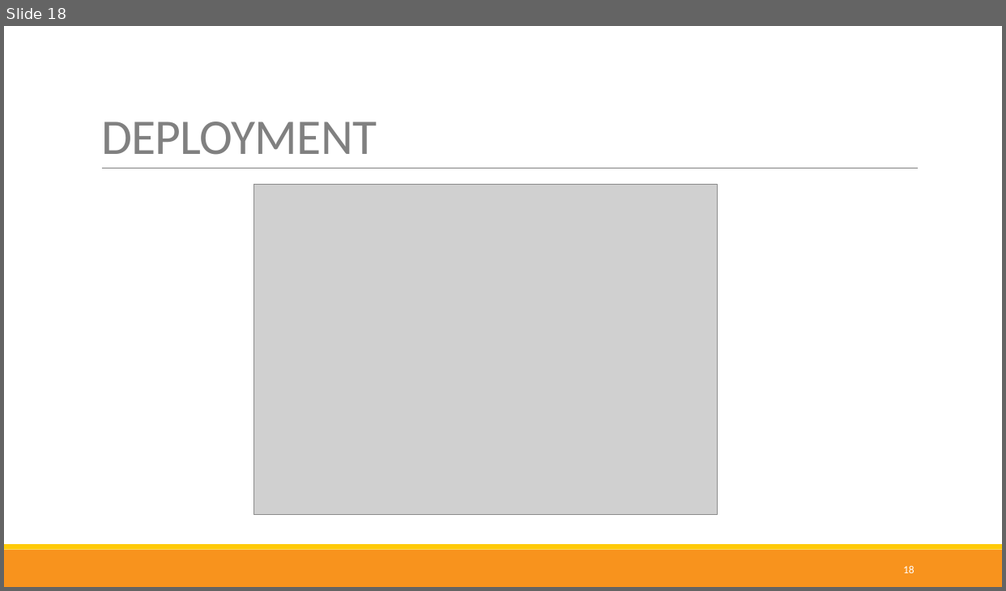
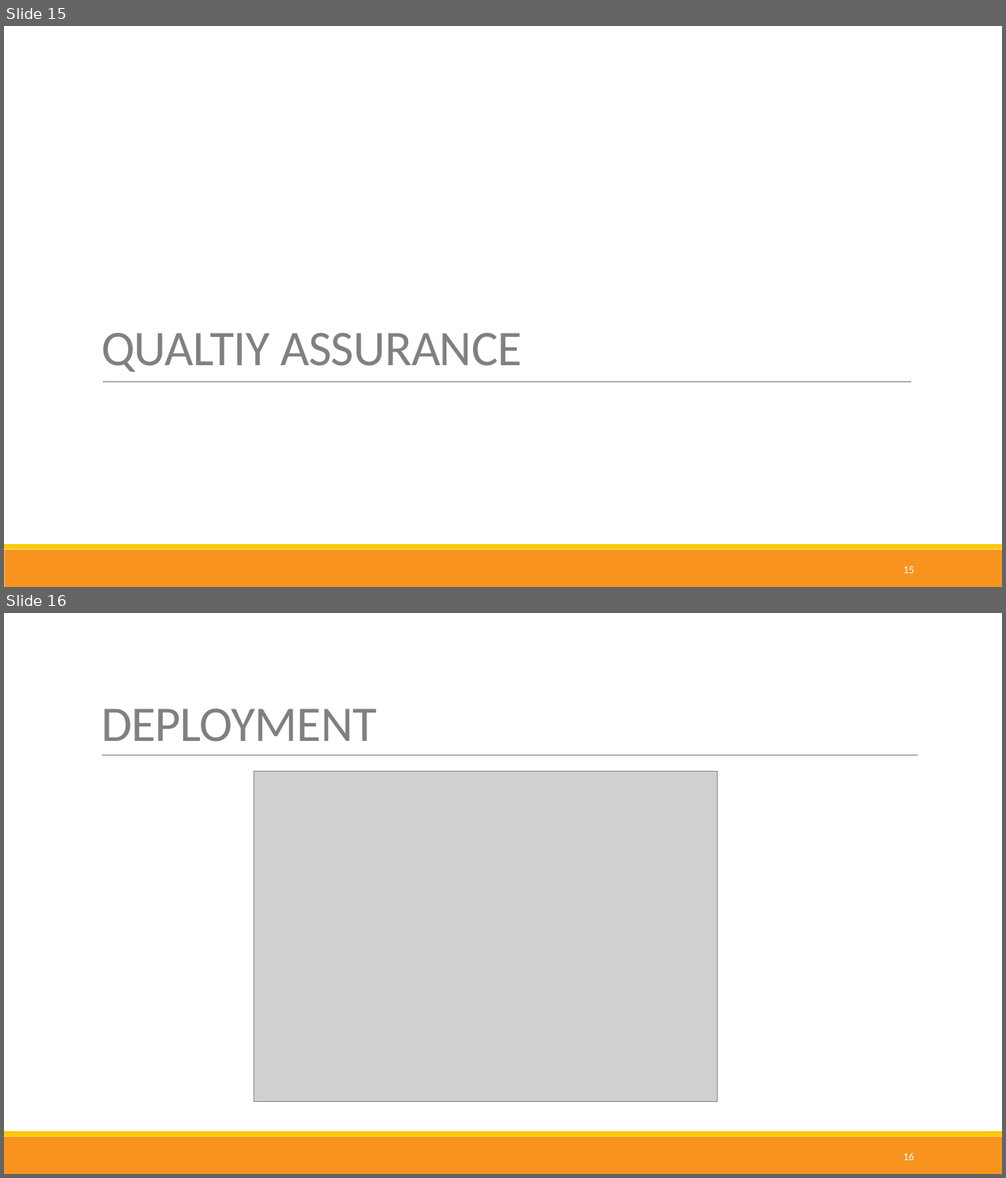
Before and after one commit to nappydevelopment/Nappy-the-ingenious-docs, a slide deck: presentation/Final/Final.pptx. Shown one above the other, each under a label of ours: slide 18 before the commit, slides 15 and 16 after it. The pictures are 1006x591 and 1006x1178 pixels, drawn with LibreOffice and Linux fonts; fonts in the diff are those of the drawing; grey boxes stand for pictures. Boxes give left, top, right and bottom in pixels: in the first picture for what was removed or moved away, otherwise in the second. Text is boxed around its words. In the diff, an @@ line names an element or a change of style, - is before the commit and + after.

```diff
--- a/presentation/Final/Final.pptx
+++ b/presentation/Final/Final.pptx
@@ slide 15 added at (4,26,1002,587), background #FFFFFF; not listed: 2 template elements that a slide beside it also shows @@
@@ title added at (101,333,522,372), 48 pt, text #808080 @@
+QUALTIY ASSURANCE
@@ line added from (103, 382) to (911, 382), #808080 0.5 pt @@
@@ page number added at (903,566,914,574), 10.5 pt, text #FFFFFF @@
+15
@@ what was slide 18 is now slide 16 @@
@@ page number at (903,1153,914,1161): text changed @@
-18
+16
```
Also in this commit, not shown: 7 slides changed, 5 other slides added, 4 slides removed, 3 other files.
